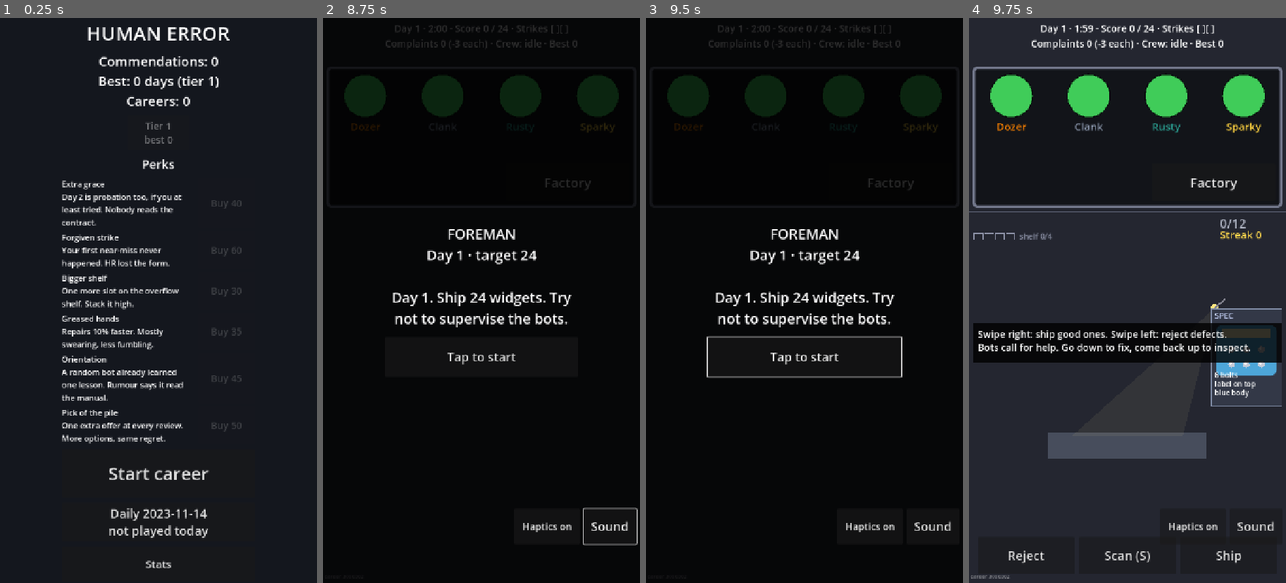
Above: before the commit, frames 1-4 (left to right).
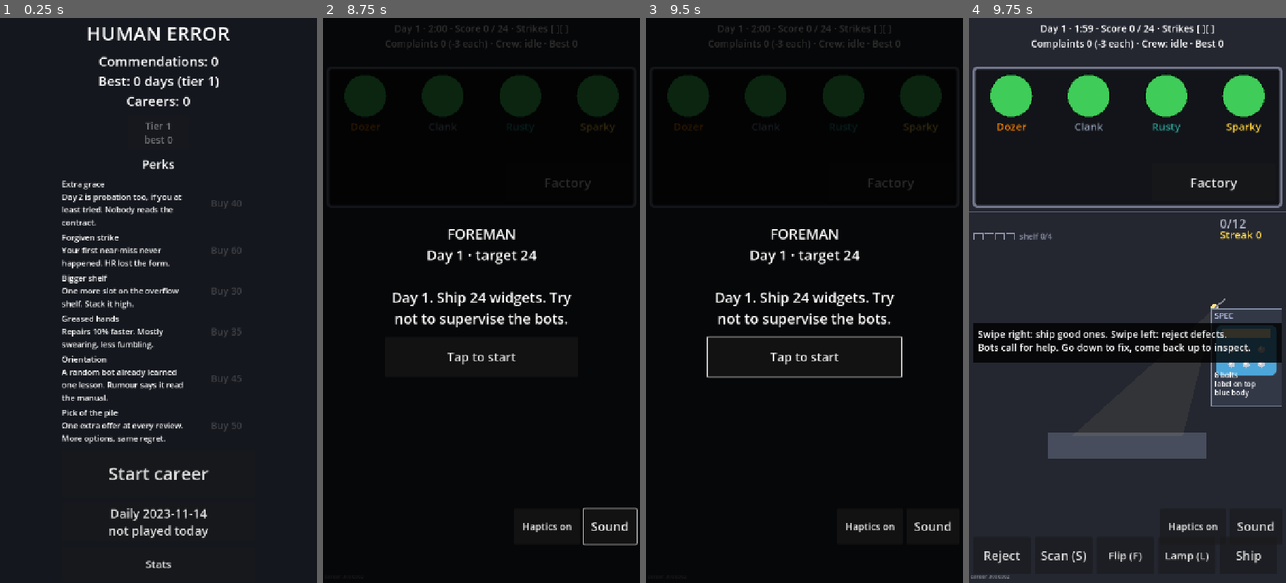
Above: after the commit, the same moments.

Repository: JasonHitching/human-error
Game: Godot game, scene res://main.tscn
The game is run twice, just before and just after one commit, with the same random seed, the same clock (stepped at 60 frames per second) and the same inputs.
Inputs (mouse positions are in pixels of both pictures, inside the frame that each line leads up to):
- Up to frame 1 (0.25 s): no input
- Up to frame 2 (8.75 s): click "Tap to start" at 0.5 s; click "Tap to start" at 1.25 s; click "Start career" at 2 s; click "Factory" at 2.75 s; click "Haptics on" at 3.5 s; click "Haptics off" at 4.25 s; click "Sound" at 5 s; click "Muted" at 5.75 s; move the mouse to (481, 300) at 6.52 s; hold Right 6.53-7.28 s; tap F at 6.6, 7.55, 8.1 s; click (481, 300) at 6.67 s; tap L at 6.8, 7.35, 8.3 s; move the mouse to (481, 136) at 7.27 s; hold S 7.28-8.03 s; click (481, 136) at 7.42 s; move the mouse to (513, 176) at 8.02 s; hold Right from 8.03 s (still down)
- Up to frame 3 (9.5 s): move the mouse to (788, 413) at 8.77 s; release Right at 8.78 s; hold Up from 8.78 s (still down); tap L at 8.85 s; click (788, 413) at 8.92 s; tap F at 9.05 s
- Up to frame 4 (9.75 s): tap Enter at 9.5 s; move the mouse to (1222, 385) at 9.52 s; release Up at 9.53 s; hold Left from 9.53 s (still down); tap F at 9.6 s

Frames 1-3 are identical in both runs. In frame 4, 0.7% of the frame differs, in the area x 4-93%, y 94-97%.

Commit message:
#98 Teach-me tools: flip-to-check-back and X-ray lamp
Co-Authored-By: Claude Sonnet 5.5 <noreply@anthropic.com>
Claude-Session: https://claude.ai/code/session_01K8aWAZw4bvU32Fcgv2c1Wg

Diff:
--- a/game/data/balance.json
+++ b/game/data/balance.json
@@ -53,6 +53,12 @@
   "subtle_share_max": 0.9,
   "scan_seconds": 0.5,
   "scan_queue_max": 3,
+  "back_start_day": 3,
+  "back_share_base": 0.15,
+  "back_share_per_day": 0.03,
+  "back_share_max": 0.35,
+  "flip_seconds": 0.4,
+  "lamp_cooldown_seconds": 4.0,
   "sfx": {
     "volume": 0.35,
     "ship": {"pitch": 520, "pitch_end": 900, "length": 0.12, "volume": 1.0},
--- a/game/scripts/main.gd
+++ b/game/scripts/main.gd
@@ -28,6 +28,8 @@
 var _ship_btn: Button
 var _reject_btn: Button
 var _scan_btn: Button
+var _flip_btn: Button
+var _lamp_btn: Button
 var _sfx: Sfx
 var _mute_btn: Button
 var _muted: bool = false
@@ -80,6 +82,16 @@
 	_scan_btn.add_theme_font_size_override("font_size", 28)
 	_scan_btn.pressed.connect(_scan)
 	_screens.office_page.add_child(_scan_btn)
+	_flip_btn = Button.new()
+	_flip_btn.text = "Flip (F)"
+	_flip_btn.add_theme_font_size_override("font_size", 24)
+	_flip_btn.pressed.connect(_flip)
+	_screens.office_page.add_child(_flip_btn)
+	_lamp_btn = Button.new()
+	_lamp_btn.text = "Lamp (L)"
+	_lamp_btn.add_theme_font_size_override("font_size", 24)
+	_lamp_btn.pressed.connect(_lamp)
+	_screens.office_page.add_child(_lamp_btn)
 	_mute_btn = Button.new()
 	_mute_btn.add_theme_font_size_override("font_size", 28)
 	_mute_btn.pressed.connect(_toggle_mute)
@@ -205,7 +217,9 @@
 	for k: String in _factory.spec_allowed:
 		lines.append("OK: " + QaSpec.nice(k))
 	if _factory.subtle_share > 0.0:
-		lines.append("Hairline faults: Scan")
+		lines.append("Hairline faults: Scan or Lamp")
+	if _factory.back_share > 0.0:
+		lines.append("Check the back: Flip")
 	return " · ".join(lines)
 
 
@@ -247,6 +261,28 @@
 	b.pressed.connect(func() -> void: _inspect(ship))
 	_screens.office_page.add_child(b)
 	return b
+
+
+func _flip() -> void:
+	if _phase != Phase.PLAYING or _factory == null or not _factory.worker_at_desk():
+		return
+	if _factory.flip() == Factory.InspectResult.SCANNING:
+		_desk.hint = ""
+		_sfx.play("thunk")
+		var q := _factory.qa_queue()
+		if not q.is_empty() and bool((q[0] as Dictionary).get("back", false)) and _factory.item_bad(q[0]):
+			_desk.flash("Flip: fault on the back", Color(0.6, 0.9, 1.0), 1.4)
+
+
+func _lamp() -> void:
+	if _phase != Phase.PLAYING or _factory == null or not _factory.worker_at_desk():
+		return
+	if _factory.lamp() == Factory.InspectResult.SCANNING:
+		_desk.hint = ""
+		_sfx.play("thunk")
+		var q := _factory.qa_queue()
+		if not q.is_empty() and bool((q[0] as Dictionary).get("subtle", false)) and _factory.item_bad(q[0]):
+			_desk.flash("X-ray: hairline fault found", Color(0.6, 0.9, 1.0), 1.4)
 
 
 func _scan() -> void:
@@ -310,6 +346,8 @@
 			KEY_LEFT: _inspect(false)
 			KEY_RIGHT: _inspect(true)
 			KEY_S: _scan()
+			KEY_F: _flip()
+			KEY_L: _lamp()
 			KEY_DOWN: _screens.go_floor()
 			KEY_UP: _screens.go_office()
 
@@ -325,13 +363,12 @@
 		_haptics_btn.size = Vector2(150, 80)
 		_haptics_btn.position = _mute_btn.position - Vector2(_haptics_btn.size.x + 8.0, 0.0)
 	if _ship_btn != null:
-		var w := (size.x - 60.0) / 3.0
+		var w := (size.x - 20.0 - 10.0 * 5.0) / 5.0
 		var y := strip.end.y - 104.0
-		for b: Button in [_reject_btn, _scan_btn, _ship_btn]:
-			b.size = Vector2(w, 84)
-		_reject_btn.position = Vector2(20.0, y)
-		_scan_btn.position = Vector2(30.0 + w, y)
-		_ship_btn.position = Vector2(40.0 + 2.0 * w, y)
+		var row: Array[Button] = [_reject_btn, _scan_btn, _flip_btn, _lamp_btn, _ship_btn]
+		for i in row.size():
+			row[i].size = Vector2(w, 84)
+			row[i].position = Vector2(10.0 + float(i) * (w + 10.0), y)
 	if _view != null:
 		_view.area = _screens.floor_rect()
 	if _desk != null:
@@ -370,6 +407,8 @@
 	_ship_btn.visible = _phase == Phase.PLAYING
 	_reject_btn.visible = _phase == Phase.PLAYING
 	_scan_btn.visible = _phase == Phase.PLAYING
+	_flip_btn.visible = _phase == Phase.PLAYING
+	_lamp_btn.visible = _phase == Phase.PLAYING
 	_view.alpha = clampf(_acc / dt, 0.0, 1.0) if _phase == Phase.PLAYING else 0.0
 	_screens.wall.poll()
 	_sfx_events()
--- a/game/scripts/sim/career.gd
+++ b/game/scripts/sim/career.gd
@@ -167,7 +167,7 @@
 		if strikes >= config.max_strikes:
 			fired = true
 	check_automation()
-	return {"probation": not hit and (day <= config.probation_d …(414 unchanged characters)… , "subtle_shipped": f.subtle_shipped, "bot_mistakes": Career.mistake_tally(f.mis …(75 unchanged characters)…
+	return {"probation": not hit and (day <= config.probation_d …(414 unchanged characters)… , "subtle_shipped": f.subtle_shipped, "back_shipped": f.back_shipped, "bot_mistakes": Career.mistake_tally(f.mis …(75 unchanged characters)…
 
 
 ## Career summary for Meta.award. days = days survived (the day you were fired on counts).
--- a/game/scripts/sim/factory.gd
+++ b/game/scripts/sim/factory.gd
@@ -68,6 +68,7 @@
 var _power_left: int = 0
 var pacing: Pacing
 var _qa_rng := RandomNumberGenerator.new()  # defect/decoy rolls, separate from rng
+var _back_rng := RandomNumberGenerator.new()  # back-defect rolls (own stream)
 var _subtle_rng := RandomNumberGenerator.new()  # subtle rolls, so they never shift the other sequences
 var spec_extra: Array = []  # decoys the Foreman made defects
 var spec_allowed: Array = []  # defects the Foreman made acceptable
@@ -78,6 +79,14 @@
 var subtle_caught: int = 0  # ... of which rejected
 var subtle_shipped: int = 0  # subtle defects shipped (complaints)
 var scans: int = 0
+var back_share: float = 0.0  # share of defects that only show on the back (flip to see)
+var flip_ticks: int = 3
+var lamp_ticks: int = 30  # lamp cooldown
+var flips: int = 0
+var lamps: int = 0
+var back_flipped: int = 0  # back defects revealed by a flip this shift
+var back_shipped: int = 0  # back defects shipped unflipped (complaints)
+var _lamp_left: int = 0
 var scan_queue_max: int = 5  # autoplayer hint: scan only while the queue is shorter than this
 var radio_enabled: bool = false  # career offer: fix a jam from the office
 var supervise_bot: String = ""  # career offer: this bot errs less while the worker is near its machine
@@ -106,10 +115,13 @@
 	rng.seed = seed
 	_qa_rng.seed = seed * 31 + 17
 	_subtle_rng.seed = seed * 37 + 5
+	_back_rng.seed = seed * 43 + 11
 	_learn_rng.seed = seed * 59 + 7
 	_auto_rng.seed = seed * 61 + 3
 	scan_queue_max = config.scan_queue_max
 	scan_ticks = maxi(1, roundi(config.scan_seconds * config.tick_rate))
+	flip_ticks = maxi(1, roundi(config.flip_seconds * config.tick_rate))
+	lamp_ticks = maxi(1, roundi(config.lamp_cooldown_seconds * config.tick_rate))
 	pacing = Pacing.new(config, rng)
 	_power_rng.seed = seed * 53 + 11
 	complaint_penalty = config.complaint_penalty
@@ -189,6 +201,7 @@
 	events.clear()
 	tick += 1
 	_inspect_left = maxi(0, _inspect_left - 1)
+	_lamp_left = maxi(0, _lamp_left - 1)
 	worker.step()
 	_radio_left = maxi(0, _radio_left - 1)
 	_step_auto_inspect()
@@ -212,6 +225,7 @@
 	spec_allowed = spec.get("allowed", [])
 	spec_change = String(spec.get("change", ""))
 	subtle_share = float(spec.get("subtle_share", 0.0))
+	back_share = float(spec.get("back_share", 0.0))
 
 
 ## Is this product bad under today's spec?
@@ -226,7 +240,9 @@
 func item_visible_bad(item: Dictionary) -> bool:
 	if not item_bad(item):
 		return false
-	return not (bool(item.get("subtle", false)) and not bool(item.get("scanned", false)))
+	if bool(item.get("subtle", false)) and not bool(item.get("scanned", false)):
+		return false
+	return not (bool(item.get("back", false)) and not bool(item.get("flipped", false)))
 
 
 ## Night-shift mess: `n` distinct bot machines start the shift JAMMED (own rng stream; 0 changes nothing).
@@ -379,6 +395,8 @@
 			missed_by_type[kind] = int(missed_by_type.get(kind, 0)) + 1
 			if subtle:
 				subtle_shipped += 1
+			if bool(item.get("back", false)) and not bool(item.get("flipped", false)):
+				back_shipped += 1
 			streak = 0
 			return InspectResult.COMPLAINT
 		return InspectResult.SHIPPED
@@ -470,6 +488,48 @@
 		if bool(item.get("subtle", false)) and item_bad(item):
 			subtle_scanned += 1
 	return InspectResult.SCANNING
+
+
+## Flip the front product to see its back: reveals a back-side defect. Busy for flip_seconds. Recorded for replay.
+func flip() -> int:
+	actions.append({"tick": tick, "flip": true})
+	if _qa == null or not worker_at_desk():
+		return InspectResult.NOT_AT_DESK
+	if _inspect_left > 0:
+		return InspectResult.BUSY
+	if _qa_items.is_empty():
+		return InspectResult.EMPTY
+	_inspect_left = flip_ticks
+	flips += 1
+	var item: Dictionary = _qa_items[0]
+	if not bool(item.get("flipped", false)):
+		item["flipped"] = true
+		if bool(item.get("back", false)) and item_bad(item):
+			back_flipped += 1
+	return InspectResult.SCANNING
+
+
+## X-ray lamp: instantly reveals a subtle defect on the front product, then recharges. No desk time, but limited by the cooldown.
+func lamp() -> int:
+	actions.append({"tick": tick, "lamp": true})
+	if _qa == null or not worker_at_desk():
+		return InspectResult.NOT_AT_DESK
+	if _lamp_left > 0:
+		return InspectResult.BUSY
+	if _qa_items.is_empty():
+		return InspectResult.EMPTY
+	_lamp_left = lamp_ticks
+	lamps += 1
+	var item: Dictionary = _qa_items[0]
+	if not bool(item.get("scanned", false)):
+		item["scanned"] = true
+		if bool(item.get("subtle", false)) and item_bad(item):
+			subtle_scanned += 1
+	return InspectResult.SCANNING
+
+
+func lamp_ready() -> bool:
+	return _lamp_left <= 0
 
 
 func _has_fixable() -> bool:
@@ -529,6 +589,7 @@
 				break
 		prod["defect"] = DEFECTS[kind]
 		prod["subtle"] = subtle_share > 0.0 and _subtle_rng.randf() < subtle_share
+		prod["back"] = back_share > 0.0 and not prod["subtle"] and _back_rng.randf() < back_share
 		prod["bot"] = culprit.bot.name
 		mistake_counts["sloppy"] += 1
 		var ev := {"type": "mistake", "mistake": "sloppy", "machine_id": culprit.id, "bot": culprit.bot.name}
@@ -699,6 +760,10 @@
 				f.release_action()
 			elif recorded[i].has("scan"):
 				f.scan()
+			elif recorded[i].has("flip"):
+				f.flip()
+			elif recorded[i].has("lamp"):
+				f.lamp()
 			elif recorded[i].has("radio"):
 				f.radio_fix(String(recorded[i]["radio"]))
 			elif recorded[i].has("inspect"):
--- a/game/scripts/sim/qa_spec.gd
+++ b/game/scripts/sim/qa_spec.gd
@@ -41,7 +41,7 @@
 		else:
 			continue
 		last = d
-	return {"extra": extra, "allowed": allowed, "change": change, "subtle_share": subtle_share(config, day)}
+	return {"extra": extra, "allowed": allowed, "change": change, "subtle_share": subtle_share(config, day), "back_share": back_share(config, day)}
 
 
 static func subtle_share(config: SimConfig, day: int) -> float:
@@ -50,5 +50,12 @@
 	return minf(config.subtle_share_max, config.subtle_share_base + config.subtle_share_per_day * float(day - config.subtle_start_day))
 
 
+## Share of defects that are back-side only (hidden until the product is flipped). 0 before back_start_day.
+static func back_share(config: SimConfig, day: int) -> float:
+	if day < config.back_start_day:
+		return 0.0
+	return minf(config.back_share_max, config.back_share_base + config.back_share_per_day * float(day - config.back_start_day))
+
+
 static func nice(kind: String) -> String:
 	return kind.replace("_", " ")
--- a/game/scripts/sim/sim_config.gd
+++ b/game/scripts/sim/sim_config.gd
@@ -53,6 +53,12 @@
 var subtle_share_max: float = 0.4
 var scan_seconds: float = 0.8
 var scan_queue_max: int = 5
+var back_start_day: int = 3
+var back_share_base: float = 0.15
+var back_share_per_day: float = 0.03
+var back_share_max: float = 0.35
+var flip_seconds: float = 0.4
+var lamp_cooldown_seconds: float = 4.0
 var max_active_problems: int = 2
 var breather_seconds: float = 7.0
 var breather_shrink_per_day: float = 0.3
@@ -194,6 +200,12 @@
 	subtle_share_max = _opt(b, "subtle_share_max", subtle_share_max, 0.0, 1.0)
 	scan_seconds = _opt(b, "scan_seconds", scan_seconds, 0.1, 100.0)
 	scan_queue_max = int(_opt(b, "scan_queue_max", scan_queue_max, 0.0, 100.0))
+	back_start_day = int(_opt(b, "back_start_day", back_start_day, 1.0, 1000.0))
+	back_share_base = _opt(b, "back_share_base", back_share_base, 0.0, 1.0)
+	back_share_per_day = _opt(b, "back_share_per_day", back_share_per_day, 0.0, 1.0)
+	back_share_max = _opt(b, "back_share_max", back_share_max, 0.0, 1.0)
+	flip_seconds = _opt(b, "flip_seconds", flip_seconds, 0.1, 100.0)
+	lamp_cooldown_seconds = _opt(b, "lamp_cooldown_seconds", lamp_cooldown_seconds, 0.1, 1000.0)
 	max_active_problems = int(_opt(b, "max_active_problems", max_active_problems, 1.0, 20.0))
 	breather_seconds = _opt(b, "breather_seconds", breather_seconds, 0.0, 1000.0)
 	breather_shrink_per_day = _opt(b, "breather_shrink_per_day", breather_shrink_per_day, 0.0, 100.0)
--- a/game/scripts/view/qa_desk_view.gd
+++ b/game/scripts/view/qa_desk_view.gd
@@ -251,6 +251,8 @@
 ## The defect that is drawn: a subtle one looks fine until scanned.
 static func shown_defect(item: Dictionary) -> String:
 	if bool(item.get("subtle", false)) and not bool(item.get("scanned", false)):
+		return ""
+	if bool(item.get("back", false)) and not bool(item.get("flipped", false)):
 		return ""
 	return String(item.get("defect", ""))
 
--- a/game/tests/test_qa_depth.gd
+++ b/game/tests/test_qa_depth.gd
@@ -102,3 +102,58 @@
 	_put(f, {"defect": "crack", "decoy": "", "bot": "", "subtle": true})
 	f.scan()
 	assert_true(f.actions.back().has("scan"), "scan recorded")
+
+
+func _back_item() -> Dictionary:
+	return {"defect": "crack", "decoy": "", "bot": "", "back": true}
+
+
+func test_back_defect_shipped_unflipped_is_complaint() -> void:
+	var f := _fac()
+	_put(f, _back_item())
+	assert_false(f.item_visible_bad(f.qa_queue()[0]), "back defect hidden from the front")
+	assert_eq(f.inspect(true), Factory.InspectResult.COMPLAINT, "unflipped back defect ships as a complaint")
+	assert_eq(f.back_shipped, 1)
+
+
+func test_flip_reveals_back_defect_and_costs_time() -> void:
+	var f := _fac()
+	_put(f, _back_item())
+	f.flip()
+	assert_true(f.inspect_busy(), "flip takes desk time")
+	assert_true(f.item_visible_bad(f.qa_queue()[0]), "flip reveals the back defect")
+	assert_eq(f.back_flipped, 1)
+	f._inspect_left = 0
+	assert_eq(f.inspect(false), Factory.InspectResult.CAUGHT)
+
+
+func test_lamp_reveals_subtle_and_has_cooldown() -> void:
+	var f := _fac()
+	_put(f, {"defect": "dent", "decoy": "", "bot": "", "subtle": true})
+	_put(f, {"defect": "dent", "decoy": "", "bot": "", "subtle": true})
+	assert_eq(f.lamp(), Factory.InspectResult.SCANNING)
+	assert_false(f.inspect_busy(), "lamp costs no desk time")
+	assert_true(f.item_visible_bad(f.qa_queue()[0]), "lamp reveals the subtle defect")
+	f.inspect(false)
+	assert_eq(f.lamp(), Factory.InspectResult.BUSY, "lamp on cooldown")
+	for _i in f.lamp_ticks:
+		f.step()
+	assert_true(f.lamp_ready(), "lamp recharged")
+
+
+func test_back_defects_start_day_3_and_are_deterministic() -> void:
+	var c := SimConfig.load_default()
+	assert_eq(QaSpec.back_share(c, 1), 0.0)
+	assert_eq(QaSpec.back_share(c, 2), 0.0)
+	assert_true(QaSpec.back_share(c, 3) > 0.0)
+	var runs: Array = []
+	for _r in 2:
+		var f := Factory.new(c, 7)
+		f.apply_spec(QaSpec.for_day(c, 7, 6))
+		var n := 0
+		for _i in 400:
+			var p := f._make_product(f.machines[0])
+			if bool(p.get("back", false)):
+				n += 1
+		runs.append(n)
+	assert_eq(runs[0], runs[1], "same seed, same back defects")
--- a/game/tools/autoplayers.gd
+++ b/game/tools/autoplayers.gd
@@ -88,10 +88,18 @@
 	if q.is_empty():
 		return
 	var front: Dictionary = q[0]
+	if player == "careful" and f.subtle_share > 0.0 and not bool(front.get("scanned", false)) and f.lamp_ready():
+		f.lamp()  # free: no desk time, only a cooldown
+		return
 	if player == "careful" and f.subtle_share > 0.0 and not bool(front.get("scanned", false)) and q.size() < f.scan_queue_max:
 		f.scan()  # short queue: take the time to check for subtle defects
 		if paced:
 			mem["next"] = f.tick + f.scan_ticks + HUMAN_SCAN_GAP  # one tap, then look at the result
+		return
+	if player == "careful" and f.back_share > 0.0 and not bool(front.get("flipped", false)) and q.size() < f.scan_queue_max:
+		f.flip()
+		if paced:
+			mem["next"] = f.tick + f.flip_ticks + HUMAN_SCAN_GAP
 		return
 	var good := not f.item_visible_bad(front)
 	var right := rng.randf() < (HUMAN_ACCURACY if paced else ACCURACY)
--- a/game/tools/ui_check.gd
+++ b/game/tools/ui_check.gd
@@ -43,7 +43,7 @@
 	var desk: QaDeskView = _main._desk
 	if not screen.encloses(desk.rect):
 		_fails.append("desk strip %s not inside screen %s" % [desk.rect, screen])
-	for b: Button in [_main._reject_btn, _main._ship_btn, _main._scan_btn]:
+	for b: Button in [_main._reject_btn, _main._ship_btn, _main._scan_btn, _main._flip_btn, _main._lamp_btn]:
 		if not b.is_visible_in_tree() or not screen.encloses(b.get_global_rect()):
 			_fails.append("button '%s' not on-screen: %s" % [b.text, b.get_global_rect()])
 		if b.size.x < 120.0 or b.size.y < 80.0:
@@ -53,7 +53,7 @@
 	var spec := desk.spec_rect()
 	if not screen.encloses(spec):
 		_fails.append("spec card off-screen: %s" % spec)
-	for r: Rect2 in [desk.pad_rect(), _main._reject_btn.get_global_rect(), _main._ship_btn.get_global_rect(), _main._scan_btn.get_global_rect()]:
+	for r: Rect2 in [desk.pad_rect(), _main._reject_btn.get_global_rect(), _main._ship_btn.get_global_rect(), _main._scan_btn.get_global_rect(), _main._flip_btn.get_global_rect(), _main._lamp_btn.get_global_rect()]:
 		if spec.intersects(r):
 			_fails.append("spec card %s overlaps %s" % [spec, r])
 	if desk.caption == "":
@@ -303,7 +303,7 @@
 		f.worker.place(Worker.Location.OFFICE)  # desk buttons: office page on screen
 		sw.sync(0.0)
 		var vp := Rect2(Vector2.ZERO, lg)
-		for b: Button in [_main._ship_btn, _main._reject_btn, _main._scan_btn, sw.factory_btn]:
+		for b: Button in [_main._ship_btn, _main._reject_btn, _main._scan_btn, _main._flip_btn, _main._lamp_btn, sw.factory_btn]:
 			if not vp.encloses(b.get_global_rect()):
 				_fails.append("[%s] button '%s' off-screen %s" % [tag, b.text, b.get_global_rect()])
 			if b.size.x < 120.0 or b.size.y < 80.0:
